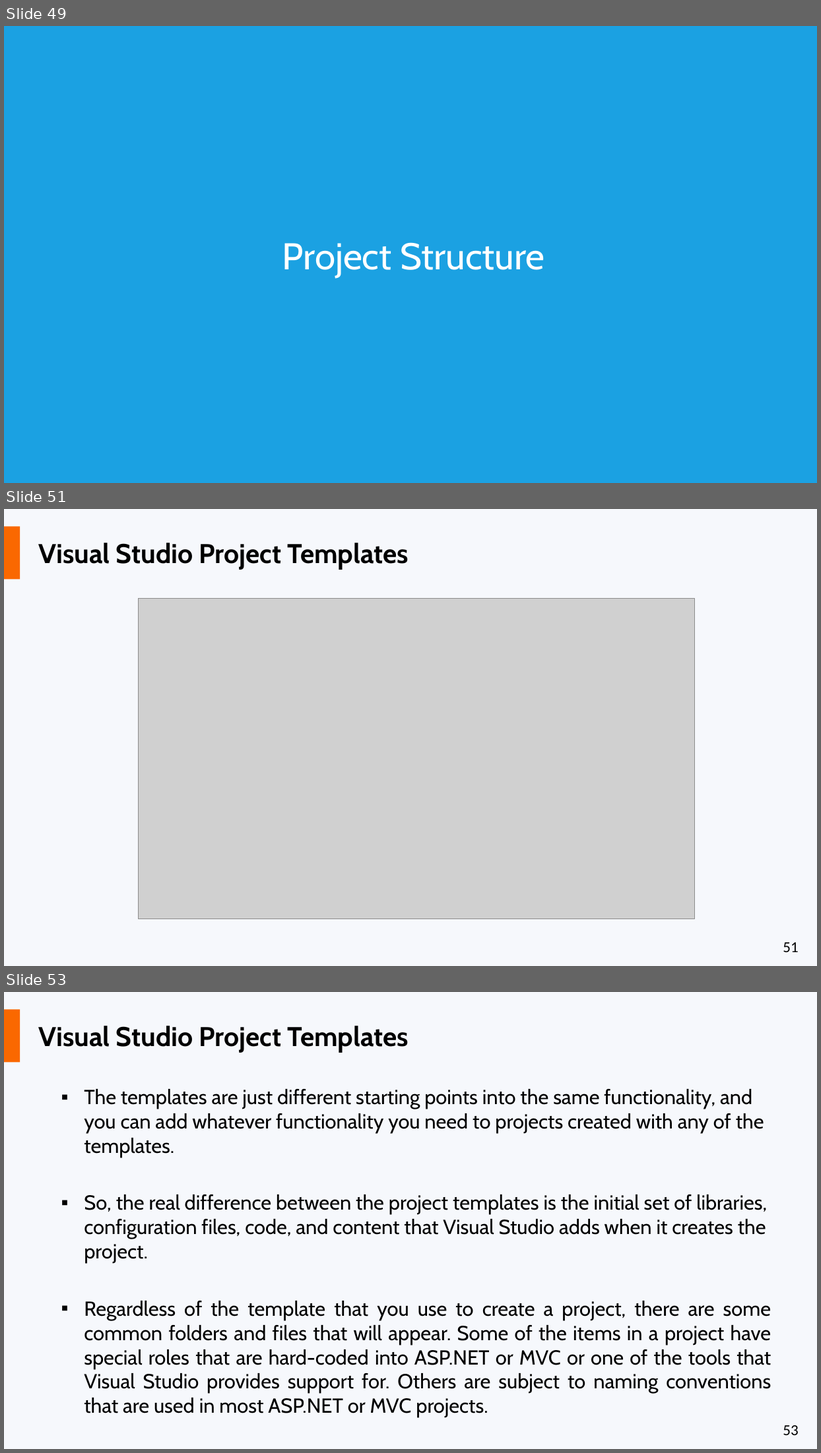
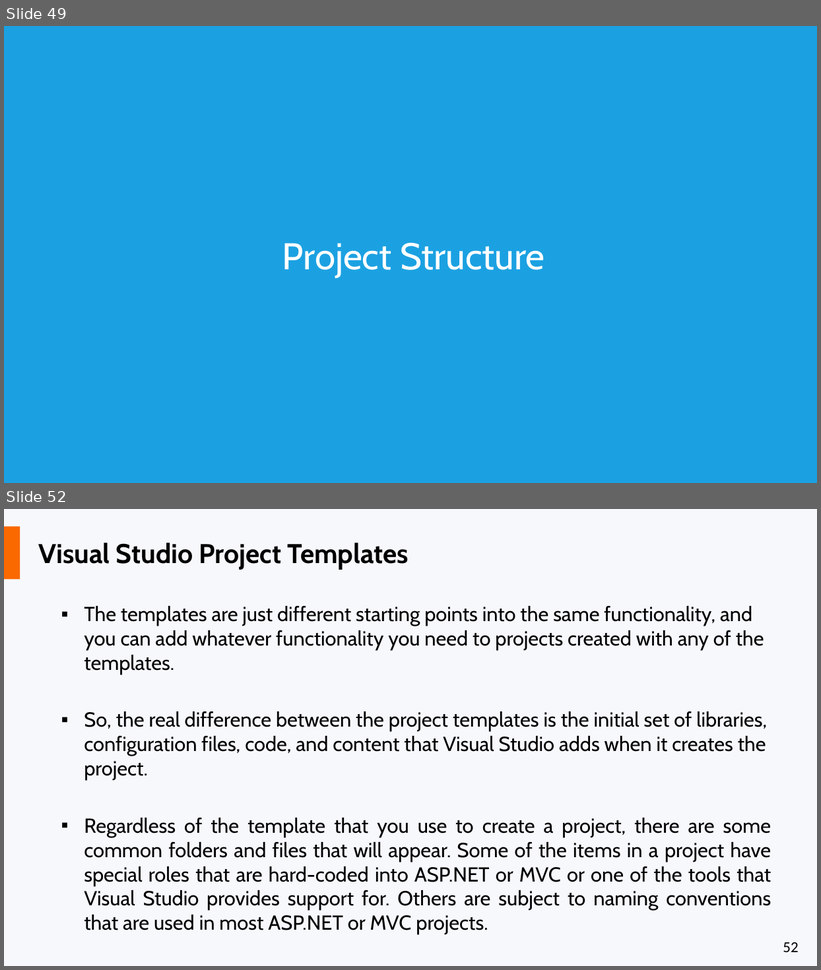
Before and after one commit to liviucotfas/ase-web-and-cloud-applications-security, a slide deck: Presentation ASPNET MVC Core - Part I.pptx. Shown one above the other, each under a label of ours: slides 49, 51 and 53 before the commit, slides 49 and 52 after it; the slides between them are not shown. The pictures are 821x1453 and 821x970 pixels, drawn with LibreOffice and Linux fonts; fonts in the diff are those of the drawing; grey boxes stand for pictures. Boxes give left, top, right and bottom in pixels: in the first picture for what was removed or moved away, otherwise in the second. Text is boxed around its words. In the diff, an @@ line names an element or a change of style, - is before the commit and + after.

```diff
--- a/Presentation ASPNET MVC Core - Part I.pptx
+++ b/Presentation ASPNET MVC Core - Part I.pptx
@@ slide 51 removed at (4, 509, 817, 966), background #F6F8FC; not listed: 2 template elements that a slide beside it also shows @@
@@ title removed at (39, 543, 409, 569) @@
-Visual Studio Project Templates
@@ picture removed at (138, 599, 695, 920) @@
@@ what was slide 53 is now slide 52 @@
@@ page number at (783, 943, 798, 953): text changed @@
-53
+52
```
Also in this commit, not shown: 8 slides changed.
